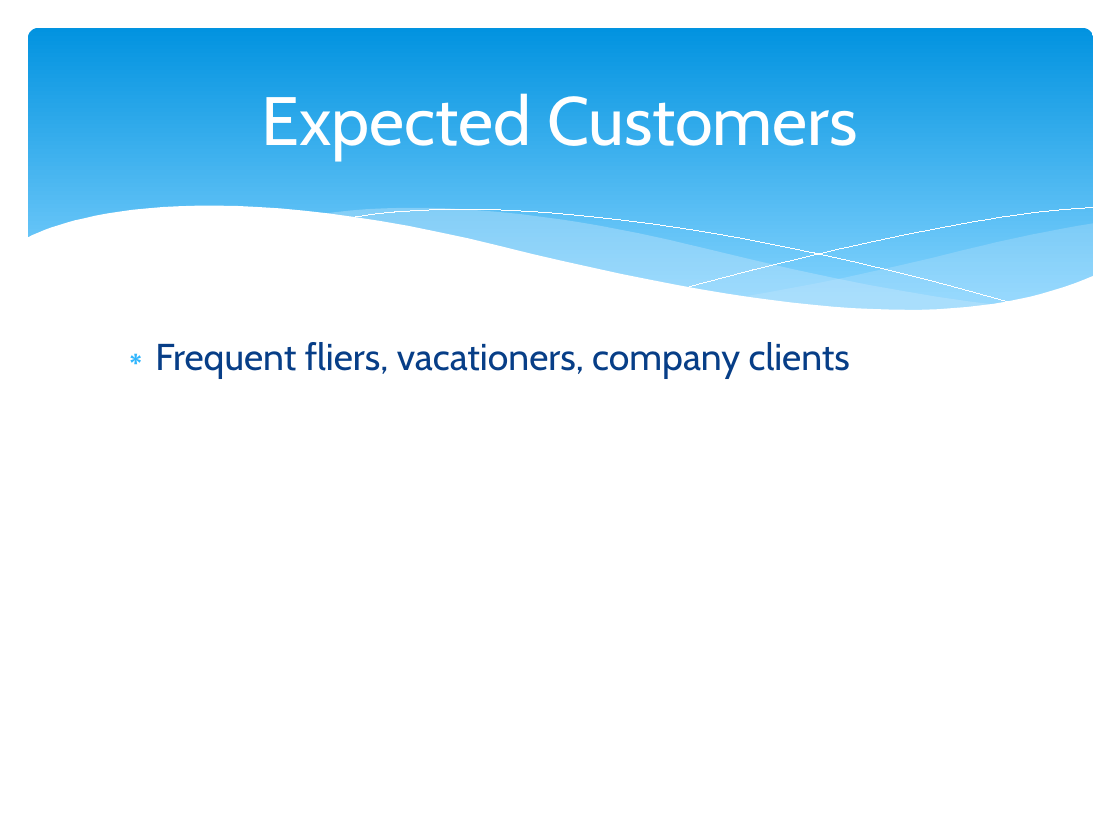
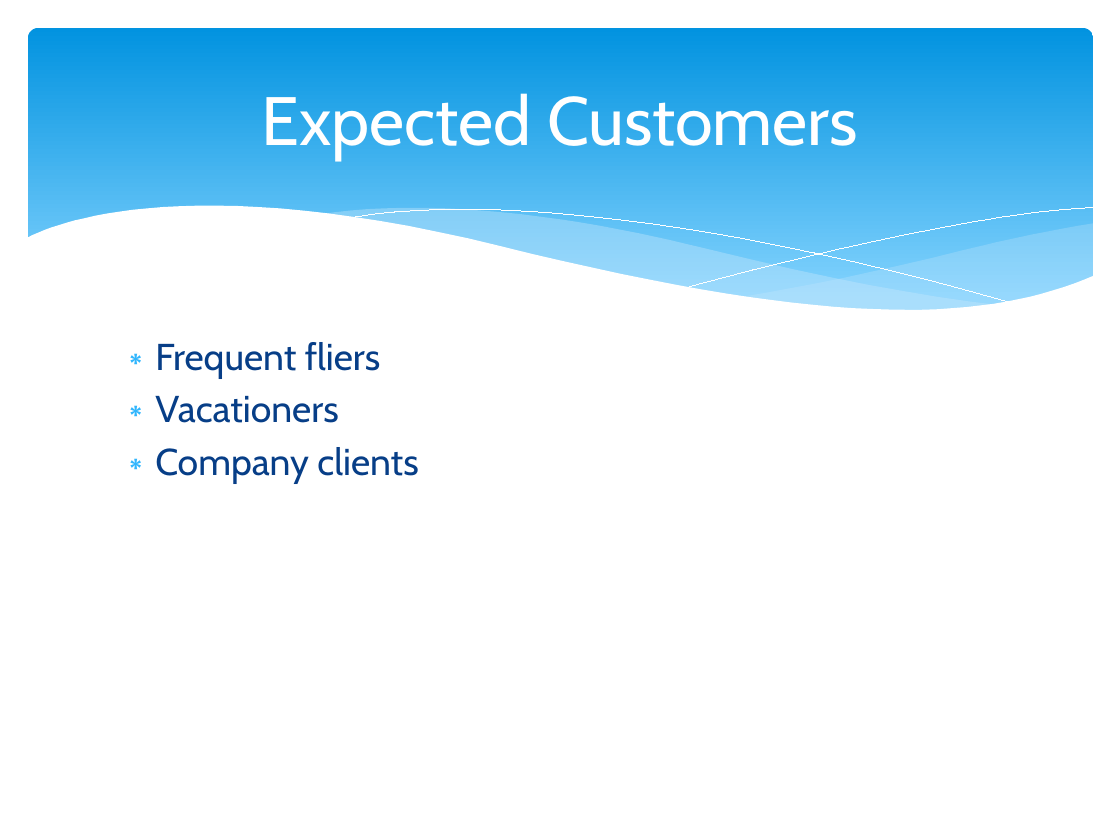
Before and after one commit to jey036/Your-Worst-Nightmare-Segfault, a slide deck: slide 4 of Skyfault.pptx. Drawn at 1120x840 pixels with LibreOffice and Linux fonts; fonts in the diff are those of the drawing. Boxes give left, top, right and bottom in pixels: in the first picture for what was removed or moved away, otherwise in the second. Text is boxed around its words. In the diff, an @@ line names an element or a change of style, - is before the commit and + after.

Commit message:
BC: edited presentation

```diff
--- a/Skyfault.pptx
+++ b/Skyfault.pptx
@@ text at (155,342,418,483): text changed @@
-∗ Frequent fliers, vacationers, company clients
+∗ Frequent fliers
+∗ Vacationers
+∗ Company clients
```
Also in this commit, not shown: 1 other slide changed.
